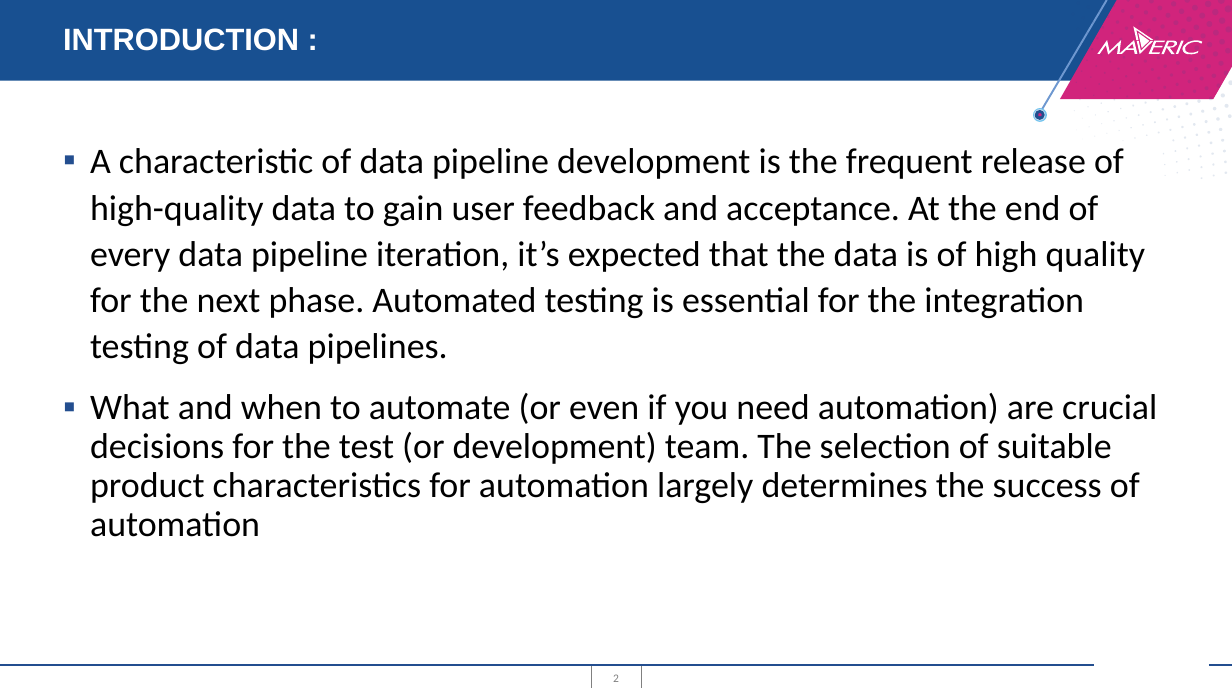
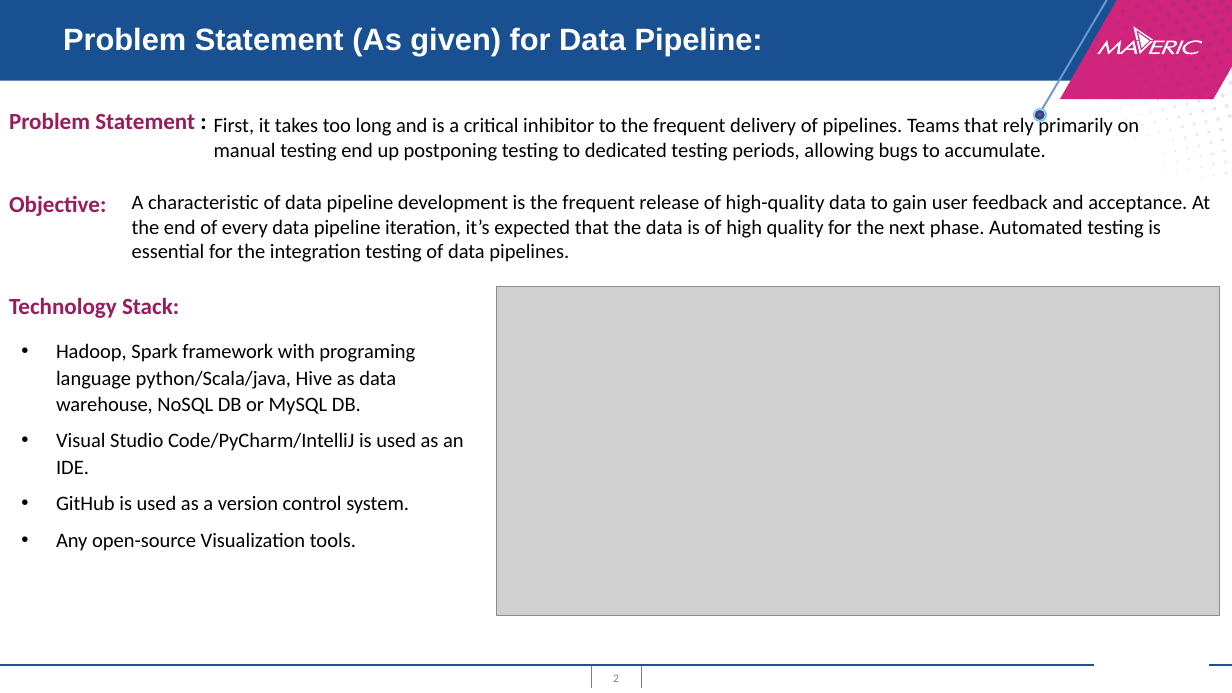
Before and after one commit to shan18007/Data-Pipeline, a slide deck: slide 2 of Data Pipeline.pptx. Drawn at 1232x693 pixels with LibreOffice and Linux fonts; fonts in the diff are those of the drawing; grey boxes stand for pictures; background and template pictures are left out. Boxes give left, top, right and bottom in pixels: in the first picture for what was removed or moved away, otherwise in the second. Text is boxed around its words. In the diff, an @@ line names an element or a change of style, - is before the commit and + after.

Commit message:
ppt updated

```diff
--- a/Data Pipeline.pptx
+++ b/Data Pipeline.pptx
@@ title at [63, 27, 763, 56]: text changed @@
-INTRODUCTION :
+Problem Statement (As given) for Data Pipeline:
@@ text added at [9, 112, 195, 129], 18 pt, text #9C1B5C, bold @@
+Problem Statement :
@@ text added at [214, 115, 1140, 161], 16 pt, text #000000 @@
+First, it takes too long and is a critical inhibitor to the frequent delivery of pipelines. Teams that rely primarily on manual testing end up postponing testing to dedicated testing periods, allowing bugs to accumulate.
@@ text removed at [90, 148, 1157, 537] @@
-▪ A characteristic of data pipeline development is the frequent release of high-quality data to gain user feedback and acceptance. At the end of every data pipeline iteration, it’s expected that the data is of high quality for the next phase. Automated testing is essential for the integration testing of data pipelines.
-▪ What and when to automate (or even if you need automation) are crucial decisions for the test (or development) team. The selection of suitable product characteristics for automation largely determines the success of automation
@@ text added at [9, 195, 106, 216], 18 pt, text #9C1B5C, bold @@
+Objective:
@@ text added at [132, 194, 1210, 262], 16 pt, text #000000 @@
+A characteristic of data pipeline development is the frequent release of high-quality data to gain user feedback and acceptance. At the end of every data pipeline iteration, it’s expected that the data is of high quality for the next phase. Automated testing is essential for the integration testing of data pipelines.
@@ text added at [9, 297, 179, 318], 18 pt, text #9C1B5C, bold @@
+Technology Stack:
@@ picture added at [496, 287, 1220, 616] @@
@@ text added at [56, 343, 464, 551], 16 pt, text #000000 @@
+• Hadoop, Spark framework with programing language python/Scala/java, Hive as data warehouse, NoSQL DB or MySQL DB.
+• Visual Studio Code/PyCharm/IntelliJ is used as an IDE.
+• GitHub is used as a version control system.
+• Any open-source Visualization tools.
```
Also in this commit, not shown: 3 other slides changed, 4 slides added, 2 slides removed, 2 other files.
